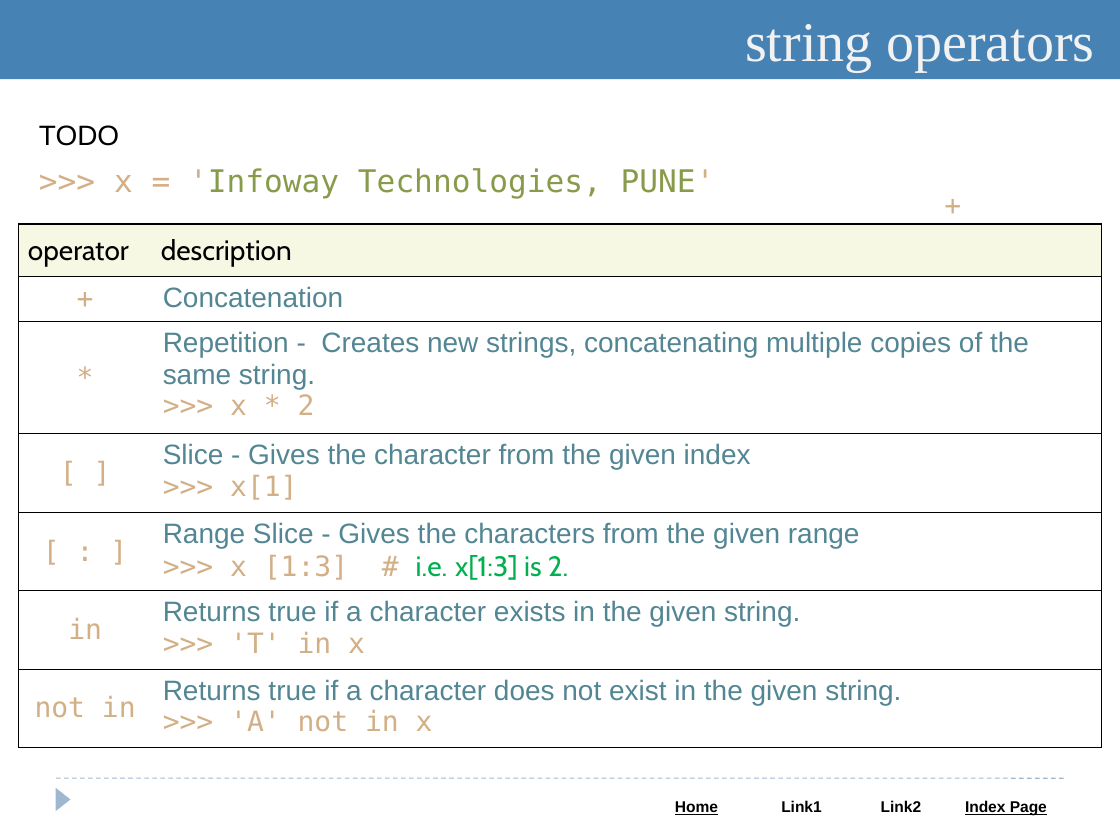
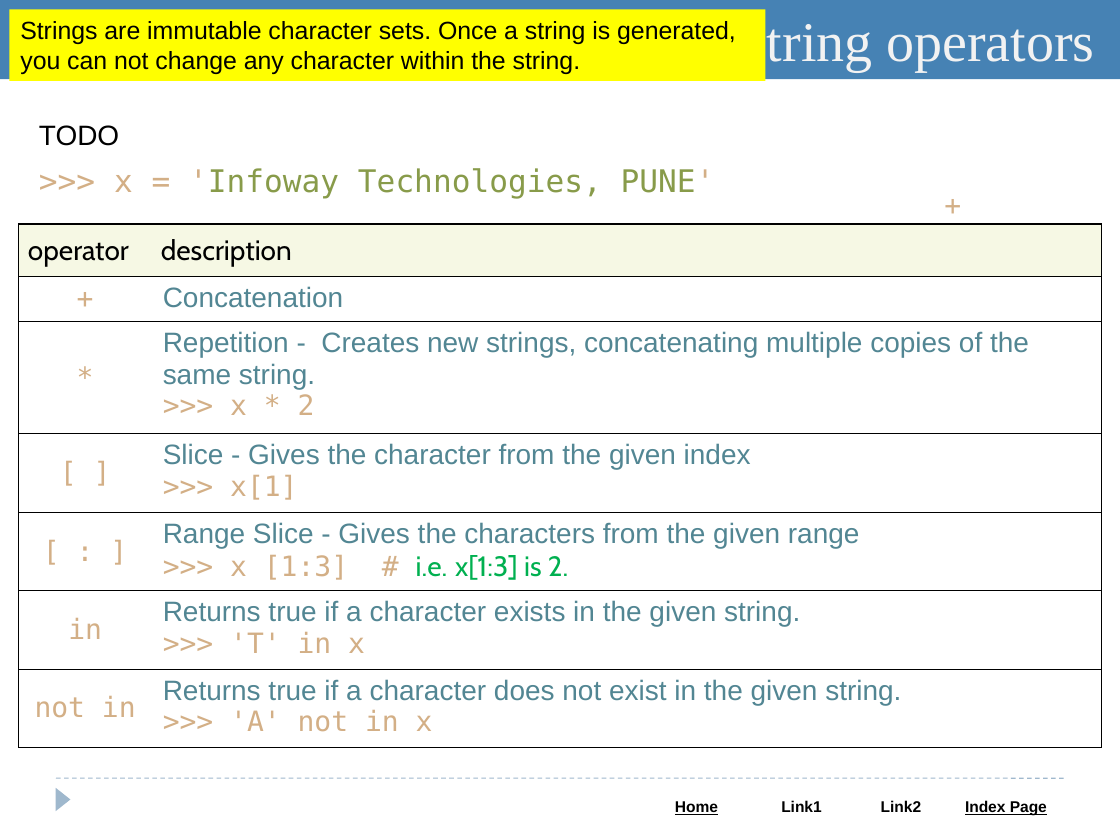
Before and after one commit to Saleel-Bagde-drive/Python-and-Web-PPTs, a slide deck: slide 12 of Python.pptx. Drawn at 1120x840 pixels with LibreOffice and Linux fonts; fonts in the diff are those of the drawing. Boxes give left, top, right and bottom in pixels: in the first picture for what was removed or moved away, otherwise in the second. Text is boxed around its words. In the diff, an @@ line names an element or a change of style, - is before the commit and + after.

```diff
--- a/Python.pptx
+++ b/Python.pptx
@@ rectangle added at (x1=9, y1=9, x2=765, y2=81), fill #FFFF00, 16 pt, text #000000 @@
+Strings are immutable character sets. Once a string is generated, you can not change any character within the string.
```
Also in this commit, not shown: 19 other slides changed, 9 slides added, 3 slides removed.
